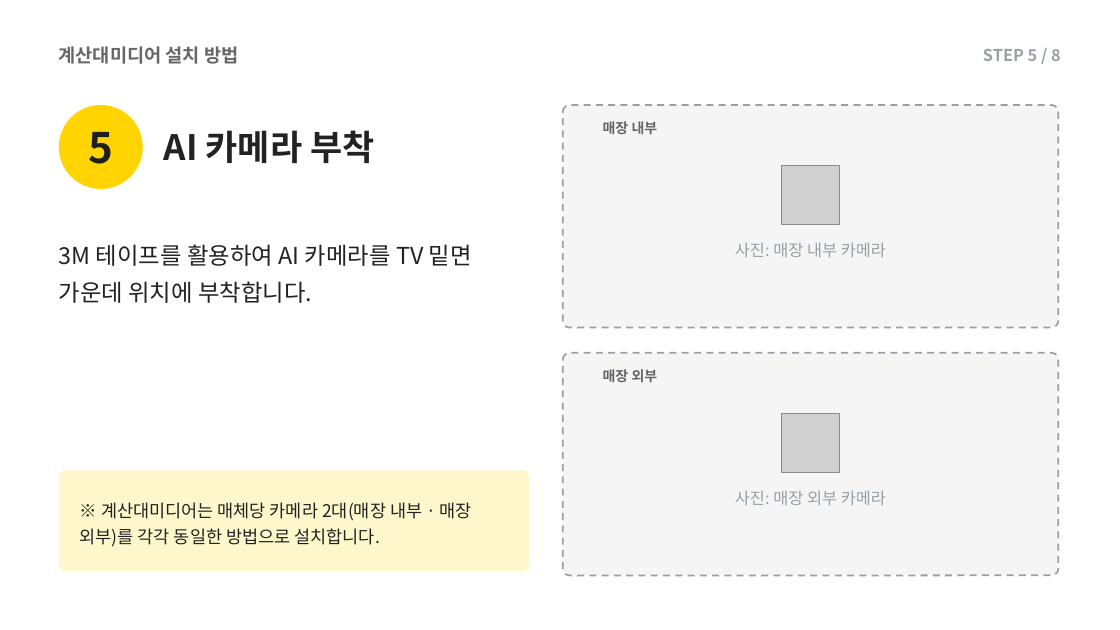
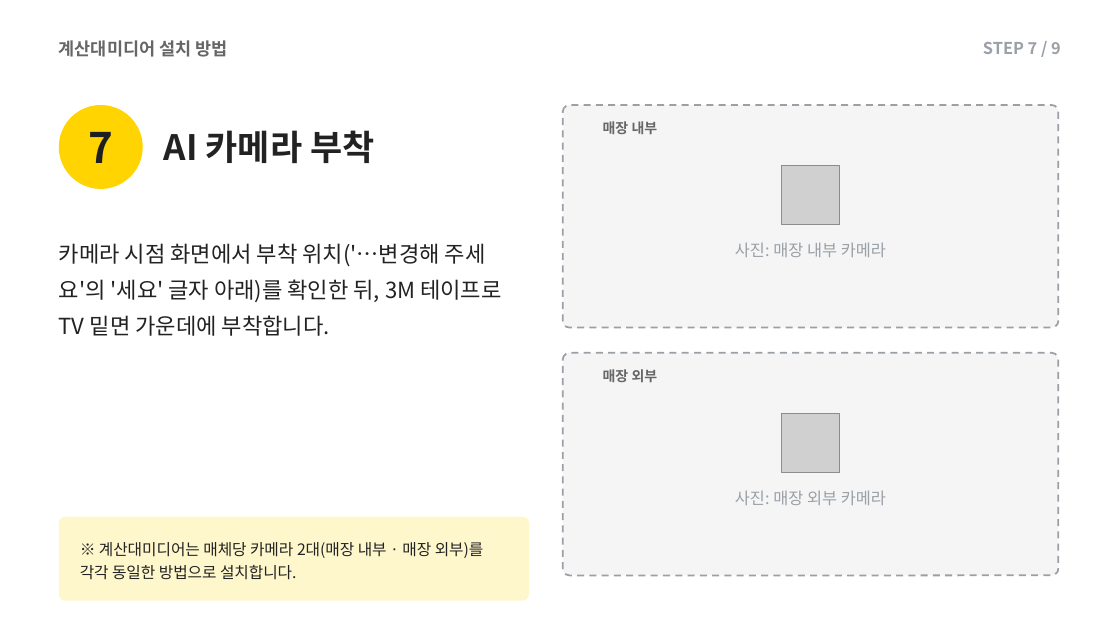
Before and after one commit to alsdn2947/ars, a slide deck: slide 22 of 이마트_AI카메라_설치매뉴얼.pptx (slide 17 before the commit). Drawn at 1120x630 pixels with LibreOffice and Linux fonts; fonts in the diff are those of the drawing; grey boxes stand for pictures. Boxes give left, top, right and bottom in pixels: in the first picture for what was removed or moved away, otherwise in the second. Text is boxed around its words. In the diff, an @@ line names an element or a change of style, - is before the commit and + after.

```diff
--- a/이마트_AI카메라_설치매뉴얼.pptx
+++ b/이마트_AI카메라_설치매뉴얼.pptx
@@ text "계산대미디어 설치 방법" at box(59, 40, 227, 57): size 16 to 15 pt @@
@@ text at box(983, 42, 1061, 54): text changed @@
-STEP 5 / 8
+STEP 7 / 9
@@ text at box(88, 132, 113, 163): text changed @@
-5
+7
@@ text at box(59, 243, 501, 336): text changed; size 20 to 19 pt @@
-3M 테이프를 활용하여 AI 카메라를 TV 밑면 가운데 위치에 부착합니다.
+카메라 시점 화면에서 부착 위치('…변경해 주세요'의 '세요' 글자 아래)를 확인한 뒤, 3M 테이프로 TV 밑면 가운데에 부착합니다.
@@ rounded rectangle: place and size @@
-rounded rectangle at box(59, 471, 529, 571)
+rounded rectangle at box(59, 517, 529, 601)
@@ rounded rectangle at box(59, 517, 529, 601): proportions changed @@
@@ text "※ 계산대미디어는 매체당 카메라 2대(매장 ...": place and size @@
-text "※ 계산대미디어는 매체당 카메라 2대(매장 ..." at box(80, 502, 472, 547)
+text "※ 계산대미디어는 매체당 카메라 2대(매장 ..." at box(80, 542, 484, 580)
@@ text "※ 계산대미디어는 매체당 카메라 2대(매장 ..." at box(80, 542, 484, 580): size 15 to 13.5 pt; line spacing 1.25 to 1.2 @@
```
Also in this commit, not shown: 17 other slides changed, 5 slides added, 1 slide removed.
